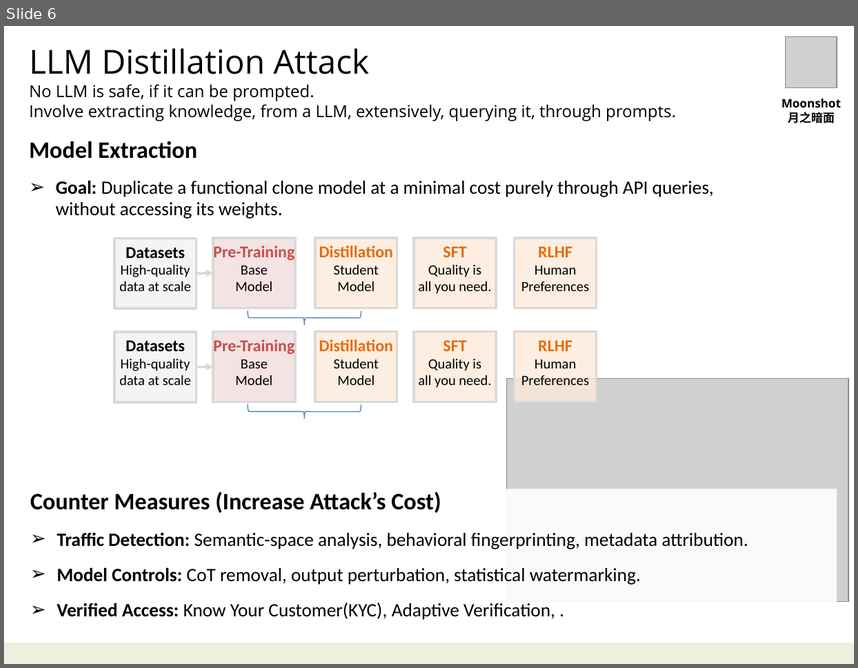
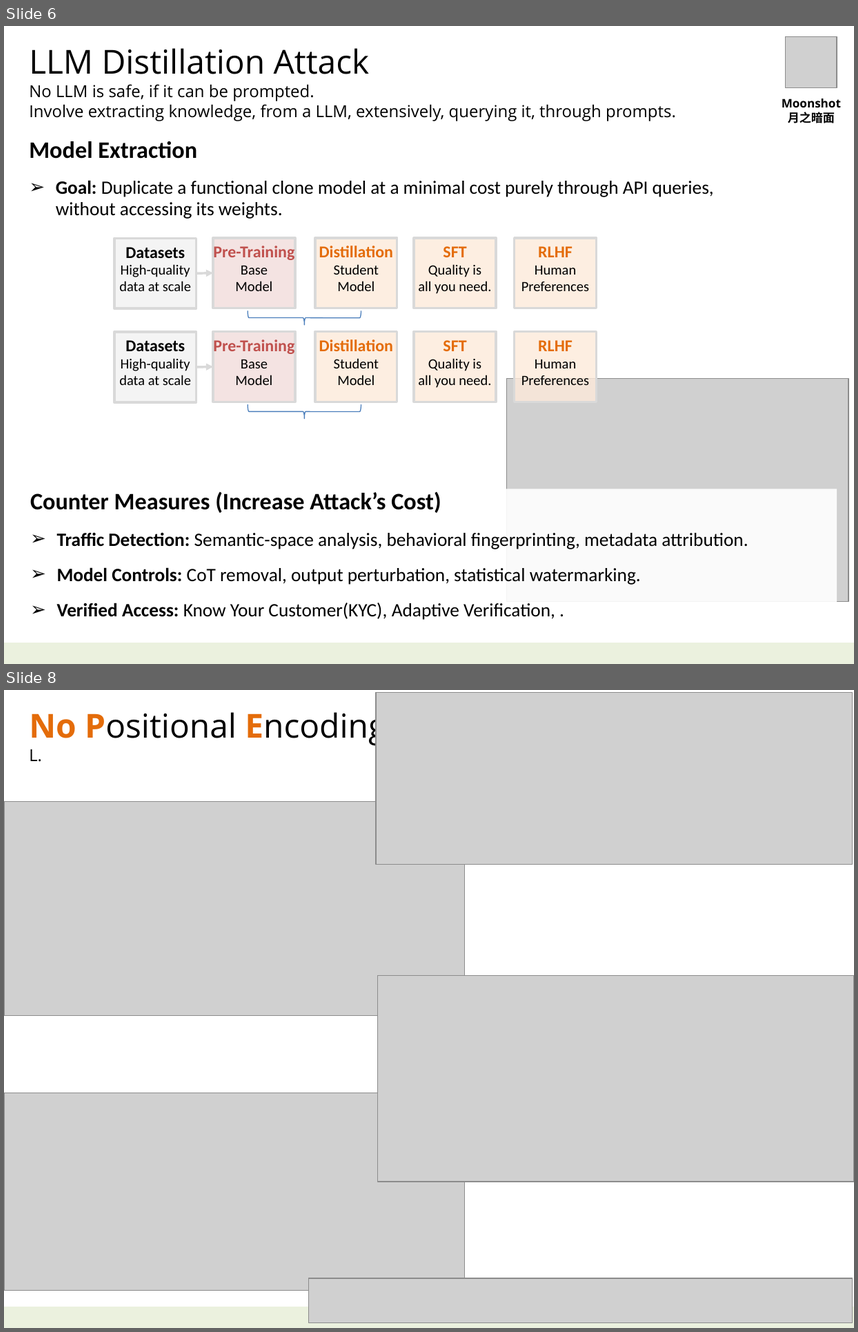
Before and after one commit to navibator/crazy-ai, a slide deck: ai-deepseek.pptx. Shown one above the other, each under a label of ours: slide 6 before the commit, slides 6 and 8 after it; the slides between them are not shown. The pictures are 858x668 and 858x1332 pixels, drawn with LibreOffice and Linux fonts; fonts in the diff are those of the drawing; grey boxes stand for pictures. Boxes give left, top, right and bottom in pixels: in the first picture for what was removed or moved away, otherwise in the second. Text is boxed around its words. In the diff, an @@ line names an element or a change of style, - is before the commit and + after.

```diff
--- a/ai-deepseek.pptx
+++ b/ai-deepseek.pptx
@@ slide 8 added at (x1=4, y1=690, x2=854, y2=1328), background #FFFFFF; not listed: 1 template element that a slide beside it also shows @@
@@ text added at (x1=29, y1=707, x2=386, y2=762), 28 pt, text #000000 @@
+No Positional Encoding
+L.
@@ picture added at (x1=377, y1=693, x2=853, y2=865) @@
@@ picture added at (x1=4, y1=801, x2=465, y2=1016) @@
@@ picture added at (x1=377, y1=976, x2=854, y2=1181) @@
@@ picture added at (x1=4, y1=1093, x2=465, y2=1290) @@
@@ picture added at (x1=308, y1=1279, x2=853, y2=1323) @@
```
Also in this commit, not shown: 2 other slides added, 2 other files.
